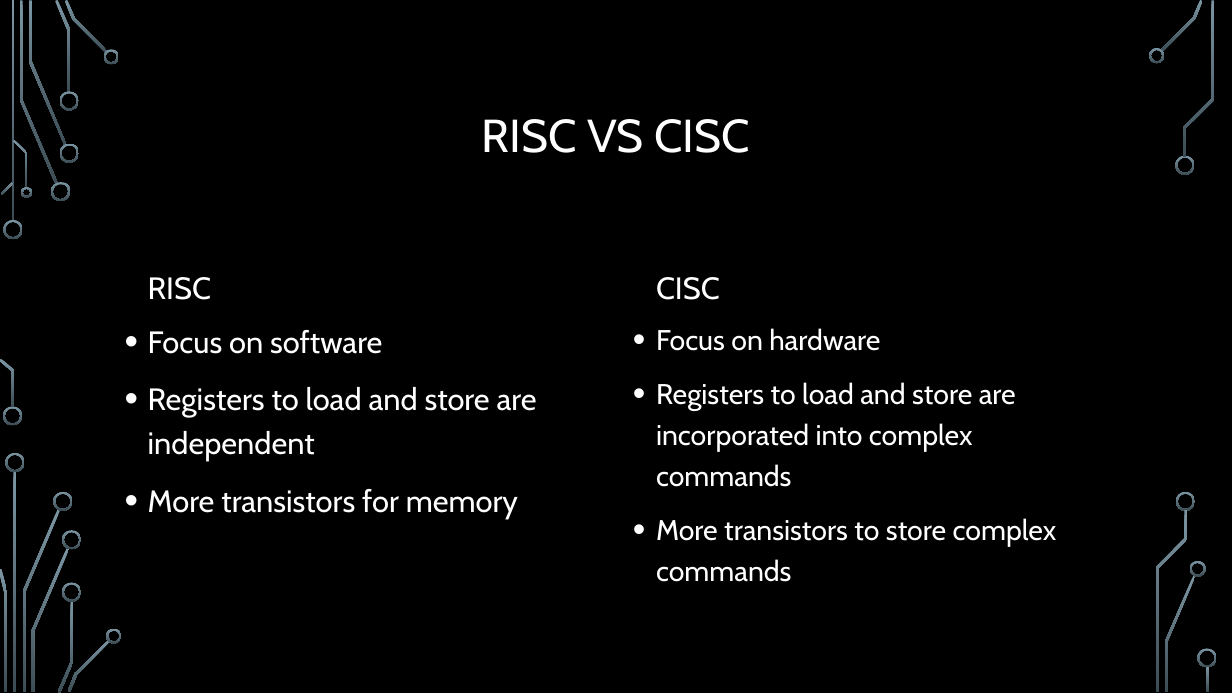
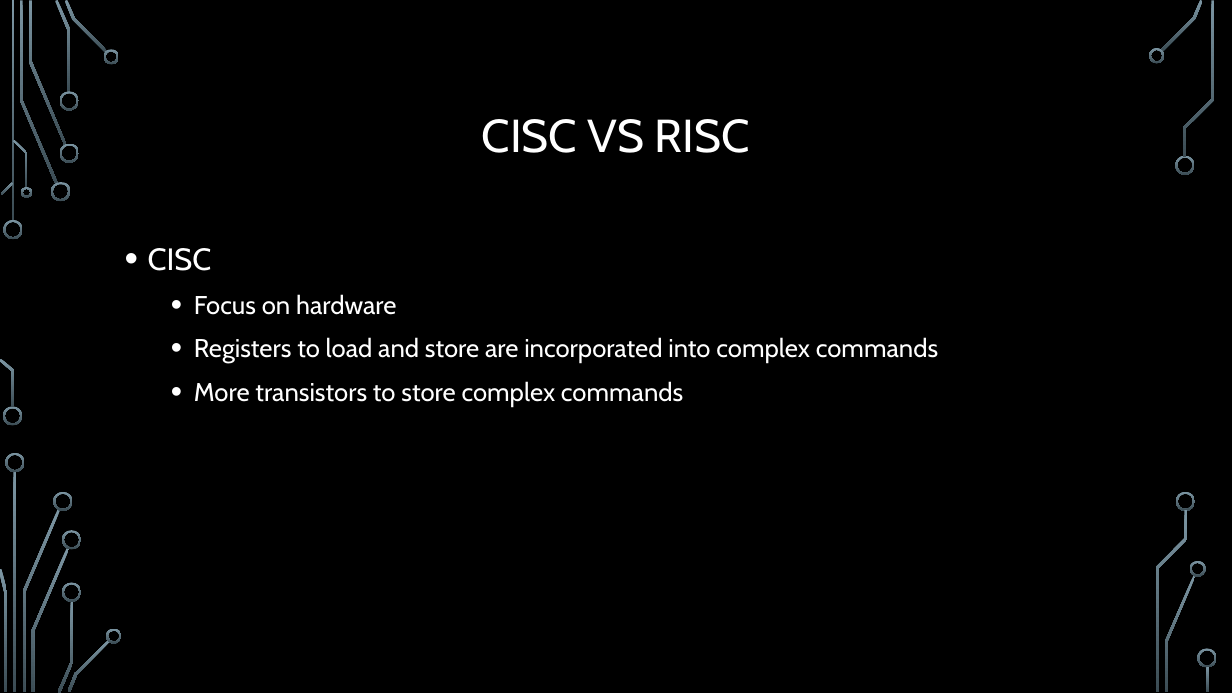
Before and after one commit to ErrkO/CSCI4800, a slide deck: slide 6 of Instruction Set Architecture.pptx. Drawn at 1232x693 pixels with LibreOffice and Linux fonts; fonts in the diff are those of the drawing; background and template pictures are left out. Boxes give left, top, right and bottom in pixels: in the first picture for what was removed or moved away, otherwise in the second. Text is boxed around its words. In the diff, an @@ line names an element or a change of style, - is before the commit and + after.

```diff
--- a/Instruction Set Architecture.pptx
+++ b/Instruction Set Architecture.pptx
@@ title at bbox=[482, 119, 750, 153]: text changed @@
-RISC VS CISC
+CISC VS RISC
@@ text "CISC": place and size @@
-text "CISC" at bbox=[656, 328, 1057, 582]
+text "CISC" at bbox=[148, 248, 938, 406]
@@ text at bbox=[148, 248, 212, 271]: paragraph added @@
+• CISC
@@ text removed at bbox=[148, 277, 211, 300] @@
-RISC
@@ text at bbox=[194, 294, 938, 406]: size 22.2 to 20 pt; list level 1 to 2 in "Focus on hardware"; list level 1 to 2 in "Registers to load and store ..."; list level 1 to 2 in "More transistors to store complex ..." @@
@@ text removed at bbox=[656, 277, 720, 300] @@
-CISC
@@ text removed at bbox=[148, 330, 537, 518] @@
-• Focus on software
-• Registers to load and store are independent
-• More transistors for memory
```
Also in this commit, not shown: 5 other slides changed, 6 slides added.
